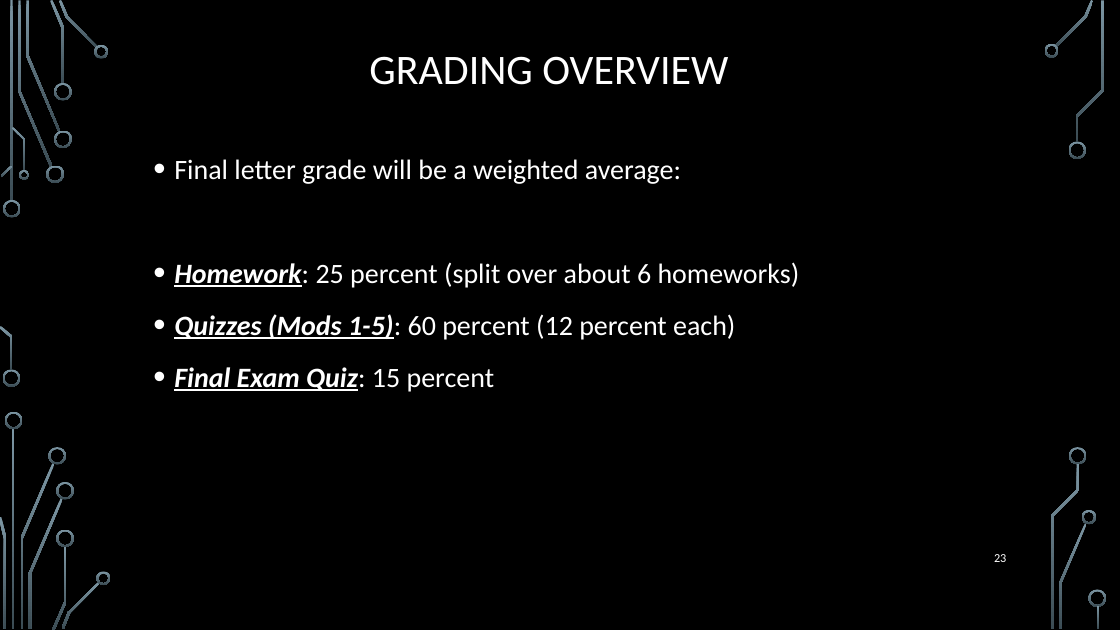
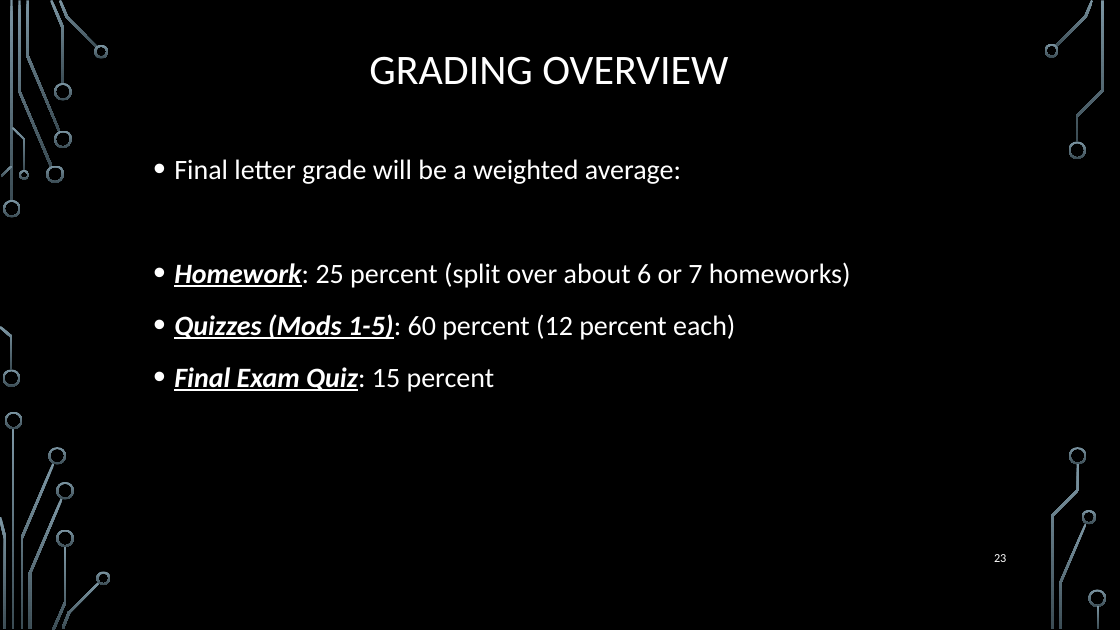
Before and after one commit to markfloryan/dmt2, a slide deck: slide 23 of slides/00-CourseIntroduction.pptx. Drawn at 1120x630 pixels with LibreOffice and Linux fonts; fonts in the diff are those of the drawing; background and template pictures are left out. Boxes give left, top, right and bottom in pixels: in the first picture for what was removed or moved away, otherwise in the second. Text is boxed around its words. In the diff, an @@ line names an element or a change of style, - is before the commit and + after.

```diff
--- a/slides/00-CourseIntroduction.pptx
+++ b/slides/00-CourseIntroduction.pptx
@@ text at [174,262,851,288]: text changed @@
-• Homework: 25 percent (split over about 6 homeworks)
+• Homework: 25 percent (split over about 6 or 7 homeworks)
```
Also in this commit, not shown: 5 other slides changed, 1 other file.
